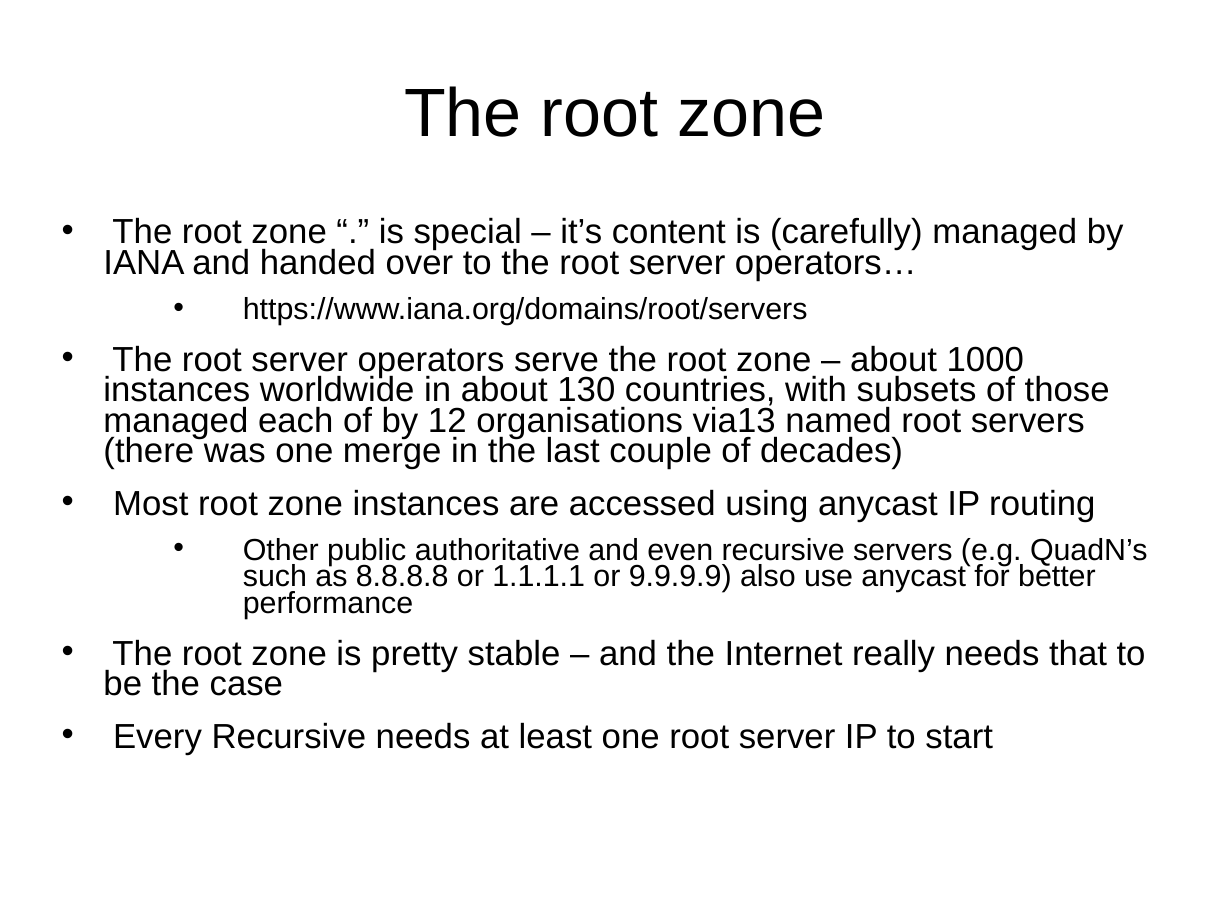
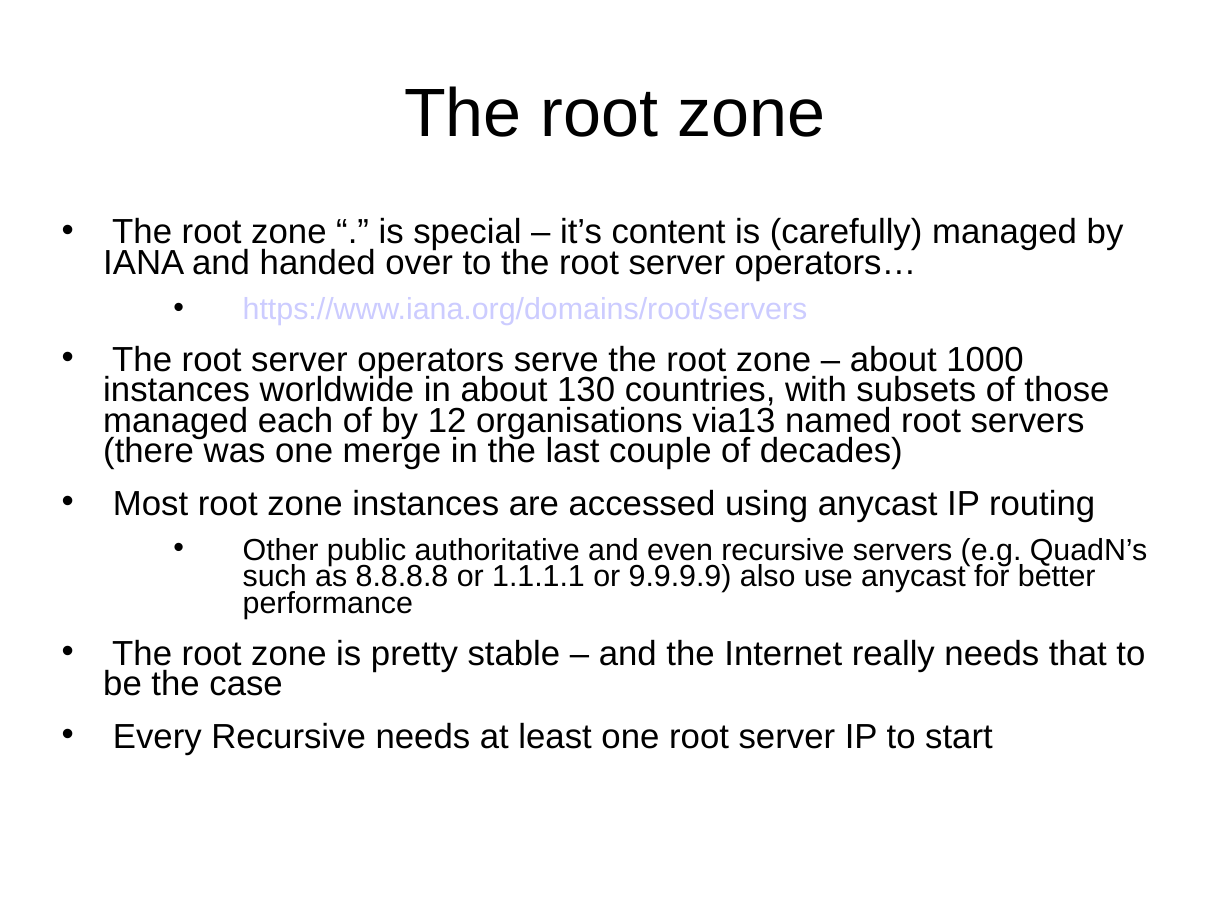
Before and after one commit to sftcd/cs7053, a slide deck: slide 11 of 2016lectures/10-dns.ppt. Drawn at 1232x924 pixels with LibreOffice and Linux fonts; fonts in the diff are those of the drawing. Boxes give left, top, right and bottom in pixels: in the first picture for what was removed or moved away, otherwise in the second. Text is boxed around its words. In the diff, an @@ line names an element or a change of style, - is before the commit and + after.

Commit message:
added info about my dns setups

```diff
--- a/2016lectures/10-dns.ppt
+++ b/2016lectures/10-dns.ppt
@@ text "The root zone “.” is ..." at (103, 217, 1147, 755): text colour #000000 to #CCCCFF in "https://www.iana.org/domains/root/servers"; indent changed @@
```
Also in this commit, not shown: 19 other slides changed, 2 slides added, 1 other file.
